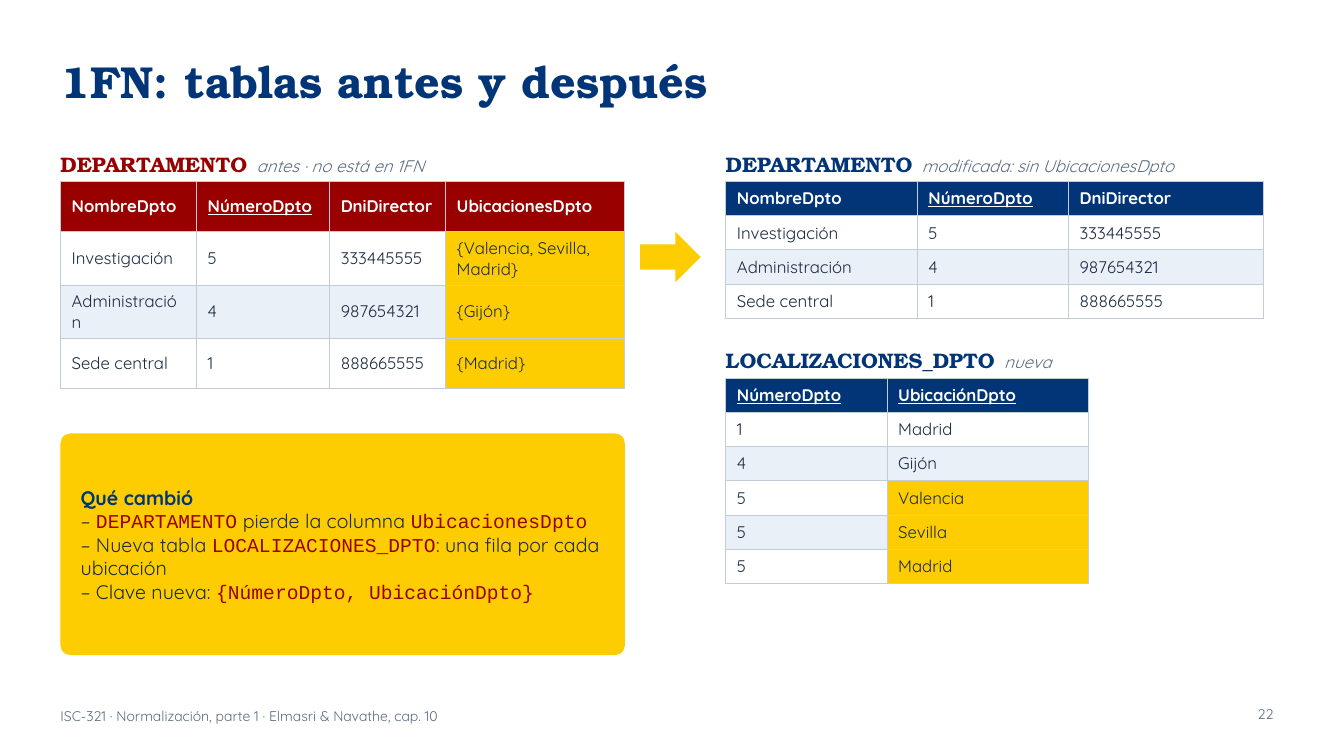
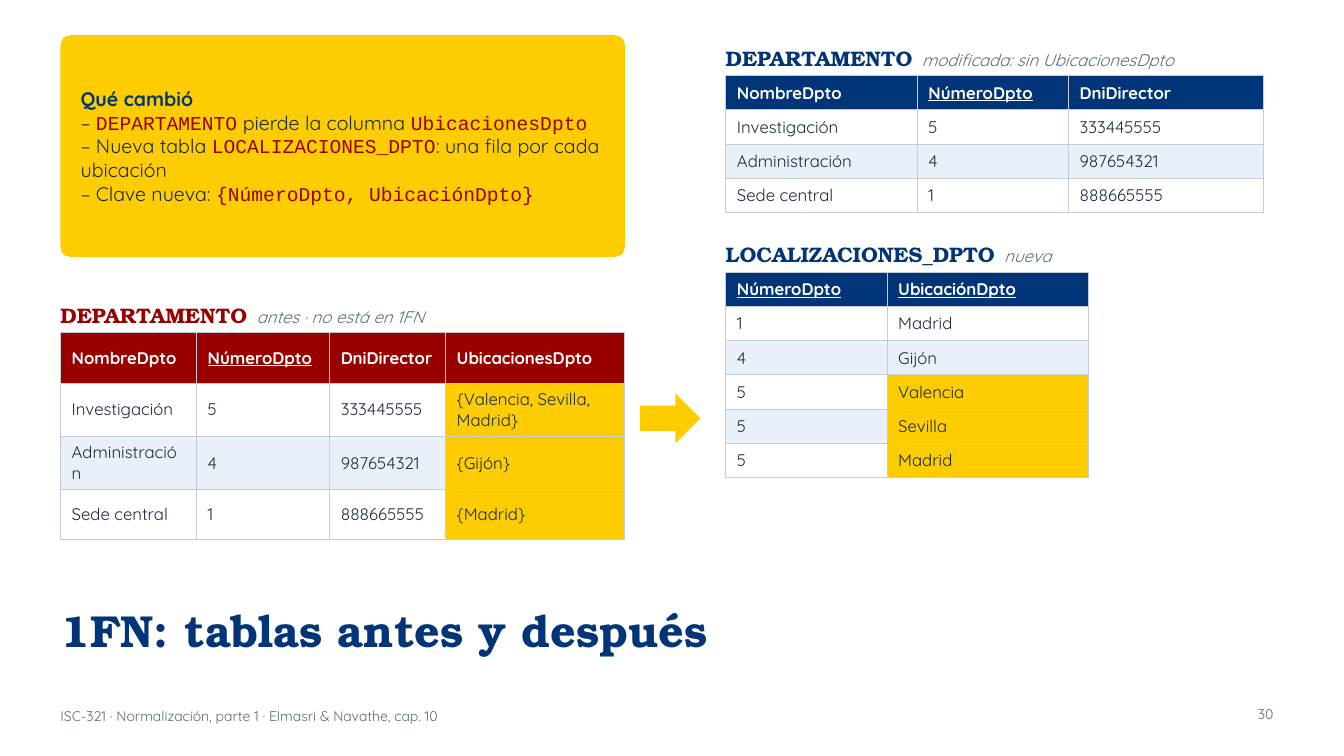
Before and after one commit to ISCODIGO/iscodigo.github.io, a slide deck: slide 30 of isc-321/unidad-3/normalizacion.pptx (slide 22 before the commit). Drawn at 1344x756 pixels with LibreOffice and Linux fonts; fonts in the diff are those of the drawing. Boxes give left, top, right and bottom in pixels: in the first picture for what was removed or moved away, otherwise in the second. Text is boxed around its words. In the diff, an @@ line names an element or a change of style, - is before the commit and + after.

```diff
--- a/isc-321/unidad-3/normalizacion.pptx
+++ b/isc-321/unidad-3/normalizacion.pptx
@@ rounded rectangle: place and size @@
-rounded rectangle at [60,434,625,655]
+rounded rectangle at [60,35,625,257]
@@ text "Qué cambió": place and size @@
-text "Qué cambió" at [81,490,600,603]
+text "Qué cambió" at [81,91,600,205]
@@ text "DEPARTAMENTO antes · no está ...": place and size @@
-text "DEPARTAMENTO antes · no está ..." at [60,157,424,173]
+text "DEPARTAMENTO antes · no está ..." at [60,308,424,324]
@@ 2 texts, 2 tables: place and size @@
-2 texts, 2 tables at [726,157,1263,576]
+2 texts, 2 tables at [726,51,1263,470]
@@ table: place and size @@
-table at [60,181,625,377]
+table at [60,333,625,528]
@@ right arrow: place and size @@
-right arrow at [640,232,701,282]
+right arrow at [640,393,701,444]
@@ title "1FN: tablas antes y después": place and size @@
-title "1FN: tablas antes y después" at [60,64,707,108]
+title "1FN: tablas antes y después" at [60,613,707,657]
@@ page number at [1258,709,1274,719]: text changed @@
-22
+30
```
Also in this commit, not shown: 29 other slides changed, 8 slides added, 1 other file.
